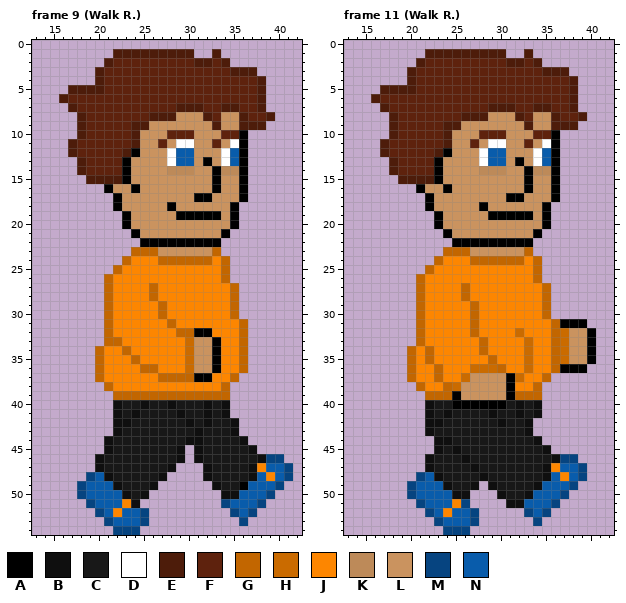
Two states of a pixel-art file, WIP/Brian.aseprite. The picture above is the old version.
55x55 pixels, 28 frames. Colours within 5 levels of each other are drawn and written as one. Shown: frame 9 (Walk R.): x 13..42, y 0..54; frame 11 (Walk R.): x 13..42, y 0..54. The commit also changed other frames, which this record leaves out.
Palette (. is transparent): A #000000  B #0f0f0f  C #181818  D #ffffff  E #4d1c0a  F #5e220d  G #c26600  H #ca6b00  J #fd8600  K #bd8a59  L #ca935f  M #064480  N #095cab
Pixels before, frame 9 (Walk R.), first column x 16:
 1 ......EEEEEEEEE..E........
 2 .....EFFFFFFFFFEEFE.......
 3 ....EFFFFFFFFFFFFFFEEE....
 4 ....EFFFFFFFFFFFFFFFFFE...
 5 .EEEEFFFFFFFFFFFFFFFFFE...
 6 EFFFFFFFFFFFFFFFFFFFFFE...
 7 .EFFFFFFFFFFFEEEFFEEFFE...
 8 ..EFFFFFFFEEELLLEFLLEFFE..
 9 ..EFFFFFEELLLLLLLELLEEE...
10 ..EFFFFFELLLFFFLLLFFA.....
11 .EFFFFFFELLFLDDLLFLDA.....
12 .EFFFFFEALLLDNNLLLDNA.....
13 ..EFFFFALLLLDNNLALDNA.....
14 ..EFFFFALLLLKKKLLAKKA.....
15 ...EEEEALLLLLLLLLALLA.....
16 .....ALLALLLLLLLLALLA.....
17 ......ALLLLLLLLAALLLA.....
18 ......ALLLLLALLLLLLA......
19 .......ALLLLLAAAAALA......
20 .......ALLLLLLLLLLLA......
21 ........ALLLLLLLLLA.......
22 .........AAAAAAAAA........
23 ........GGGLLLLLLG........
24 .......GJJJGGGGGGJG.......
25 ......GJJJJJJJJJJJG.......
26 .....GJJJJJJJJJJJJG.......
27 .....GJJJJGJJJJJJJJG......
28 .....GJJJJGJJJJJJJJG......
29 .....GJJJJJGJJJJJJJG......
30 .....GJJJJJGJJJJJJJG......
31 .....GJJJJJJGJJJJJJJG.....
32 .....GJJJJJJJGGAAJJJG.....
33 .....GGJJJJJJJHLLAJJG.....
34 ....GJJGJJJJJJHLLAJJG.....
35 ....GJJJGJJJJJHLLAJJG.....
36 ....GJJJJGGJJJHLLAJJG.....
37 ....GJJJJJJGGGGAAJJG......
38 .....GJJJJJJJJJJJJG.......
39 ......GGGGGGGGGGGGG.......
40 ......BCCBCCBCCCBCB.......
41 ......BCBCCCCBCCBCB.......
42 ......BBCCCCCCBCBCCB......
43 ......BCCCCCCCCBCCCB......
44 .....BCCCCCCCCBBCCCCB.....
45 .....BCCCCCCCB.BCCCCCB....
46 ....BCCCCCCCCB.BCCCCCCBMM.
47 ....BCCCCCCCB...BCCCCBJNNM
48 ...MNBCCCCCB....BCCCCBNJNM
49 ..MNNNBCCCB......BCCANNNM.
50 ..MNNNNBCB........BBNNNM..
51 ...MNNNJB.........MNNNM...
52 ....MNJNNM.........MNM....
53 .....MNNNM..........M.....
54 ......MMM.................
Pixels before, frame 11 (Walk R.), first column x 16:
 1 ......EEEEEEEEE..E.......
 2 .....EFFFFFFFFFEEFE......
 3 ....EFFFFFFFFFFFFFFEEE...
 4 ....EFFFFFFFFFFFFFFFFFE..
 5 .EEEEFFFFFFFFFFFFFFFFFE..
 6 EFFFFFFFFFFFFFFFFFFFFFE..
 7 .EFFFFFFFFFFFEEEFFEEFFE..
 8 ..EFFFFFFFEEELLLEFLLEFFE.
 9 ..EFFFFFEELLLLLLLELLEEE..
10 ..EFFFFFELLLFFFLLLFFA....
11 .EFFFFFFELLFLDDLLFLDA....
12 .EFFFFFEALLLDNNLLLDNA....
13 ..EFFFFALLLLDNNLALDNA....
14 ..EFFFFALLLLKKKLLAKKA....
15 ...EEEEALLLLLLLLLALLA....
16 .....ALLALLLLLLLLALLA....
17 ......ALLLLLLLLAALLLA....
18 ......ALLLLLALLLLLLA.....
19 .......ALLLLLAAAAALA.....
20 .......ALLLLLLLLLLLA.....
21 ........ALLLLLLLLLA......
22 .........AAAAAAAAA.......
23 ........GGGLLLLLLG.......
24 .......GJJJGGGGGGJG......
25 ......GJJJJJJJJJJJG......
26 .....GJJJJJJJJJJJJG......
27 .....GJJJJGJJJJJJJJG.....
28 .....GJJJJGJJJJJJJJG.....
29 .....GJJJJJGJJJJJJJG.....
30 .....GJJJJJGJJJJJJJG.....
31 .....GJJJJJGJJJJJJJJGAAA.
32 .....GJJJJJGJJJJHJJJGHLLA
33 .....GJJJJJJGJJJJHJJGHLLA
34 ....GJGJJJJJGJJJJHJJGHLLA
35 ....GJGJJJJJJGJJJHJJGHLLA
36 ....GJJGJJJHHHGJJHJJGAAA.
37 ....GJJGJJHLLLLAHJJG.....
38 .....GJJGHLLLLLAJJG......
39 ......GGGALLLLLAGGG......
40 ......BCCAAAAAACBCB......
41 ......BCBCCCCBCCBCB......
42 ......BBCCCCCCBCCB.......
43 ......BCCCCCCCCCCB.......
44 .......BBCCCCCCCCCB......
45 .......BCBCCCCCCCCCB.....
46 ......BCCCBCCCCCCCCCBMM..
47 ......BCCCCBCCCCCCCBJNNM.
48 .....MNBCCCCBCCCCCCBNJNM.
49 ....MNNNBCCB.BCCCCBNNNM..
50 ....MNNNNBB...BCCBNNNM...
51 .....MNNNJM....BBNNNM....
52 ......MNJNNM.....MNM.....
53 .......MNNNM......M......
54 ........MMM..............
And afterwards:
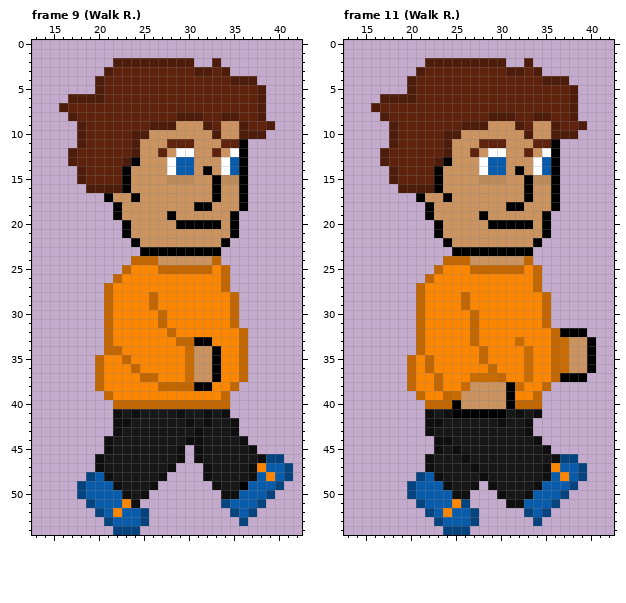
Edits made:
Frame 9 (Walk R.):
y 1: x 22..30 EEEEEEEEE -> .........; x 33 E -> .
y 2: x 21..34 EFFFFFFFFFEEFE -> .EEEEEEEEE..E.
y 3: x 20..21 EF -> .E; x 31..32 FF -> EE; x 34..37 FEEE -> E...
y 4: x 35..38 FFFE -> EEE.
y 5: x 17..19 EEE -> ...
y 6: x 16..20 EFFFF -> .EEEE
y 7: x 16..17 .E -> EF; x 29..31 EEE -> FFF; x 34..35 EE -> FF
y 8: x 17..18 .E -> EF; x 26..32 EEELLLE -> FFFEEEF; x 34..36 LLE -> EEF; x 38..39 FE -> E.
y 9: x 24..28 EELLL -> FFEEE; x 32..33 LE -> EF; x 37..39 EE. -> FFE
y 10: x 25 L -> E; x 28..30 FFF -> LLL; x 33..38 LFFA.. -> ELLEEE
y 11: x 17..18 EF -> .E; x 27..30 FLDD -> LFFF; x 33..35 FLD -> LFF
y 12: x 23..24 EA -> FE; x 27..30 LDNN -> FLDD; x 33..35 LDN -> FLD
y 13: x 17..18 .E -> EF; x 23..24 AL -> EA; x 32 A -> L
y 14: x 28..30 KKK -> DNN; x 32..35 LAKK -> ALDN
y 15: x 18..22 .EEEE -> EFFFF; x 28..30 LLL -> KKK; x 34..35 LL -> KK
y 16: x 19..24 ..ALLA -> EEEEAL
y 17: x 21..22 .A -> AL; x 24 L -> A; x 31..33 AAL -> LLA
y 18: x 28 A -> L; x 31..32 LL -> AA; x 35..36 A. -> LA
y 19: x 22..23 .A -> AL; x 28..33 LAAAAA -> ALLLLL
y 20: x 29..33 LLLLL -> AAAAA
y 21: x 23..24 .A -> AL; x 34..35 A. -> LA
y 22: x 24..34 .AAAAAAAAA. -> ALLLLLLLLLA
y 23: x 24..33 GGGLLLLLLG -> .AAAAAAAAA
y 24: x 23..34 GJJJGGGGGGJG -> .GGGLLLLLLG.
y 25: x 22..23 GJ -> .G; x 27..32 JJJJJJ -> GGGGGG
y 26: x 21..22 GJ -> .G
y 27: x 26 G -> J; x 34..35 JG -> G.
y 29: x 26..27 JG -> GJ
y 31: x 27..28 JG -> GJ; x 35..36 JG -> G.
y 32: x 28..32 JGGAA -> GJJJJ
y 33: x 22 G -> J; x 29..33 JHLLA -> GGAAJ
y 34: x 20..23 GJJG -> .GGJ
y 35: x 23..24 JG -> GJ
y 36: x 24..26 JGG -> GJJ
y 37: x 25..33 JJGGGGAAJ -> GGJJJHLLA; x 35..36 G. -> JG
y 38: x 20..21 .G -> GJ; x 27..32 JJJJJJ -> GGGGAA; x 34..35 G. -> JG
y 39: x 21..33 .GGGGGGGGGGGG -> GJJJJJJJJJJJJ
y 40: x 22..34 BCCBCCBCCCBCB -> GGGGGGGGGGGGG
Frame 11 (Walk R.):
y 1: x 22..30 EEEEEEEEE -> .........; x 33 E -> .
y 2: x 21..34 EFFFFFFFFFEEFE -> .EEEEEEEEE..E.
y 3: x 20..21 EF -> .E; x 31..32 FF -> EE; x 34..37 FEEE -> E...
y 4: x 35..38 FFFE -> EEE.
y 5: x 17..19 EEE -> ...
y 6: x 16..20 EFFFF -> .EEEE
y 7: x 16..17 .E -> EF; x 29..31 EEE -> FFF; x 34..35 EE -> FF
y 8: x 17..18 .E -> EF; x 26..32 EEELLLE -> FFFEEEF; x 34..36 LLE -> EEF; x 38..39 FE -> E.
y 9: x 24..28 EELLL -> FFEEE; x 32..33 LE -> EF; x 37..39 EE. -> FFE
y 10: x 25 L -> E; x 28..30 FFF -> LLL; x 33..38 LFFA.. -> ELLEEE
y 11: x 17..18 EF -> .E; x 27..30 FLDD -> LFFF; x 33..35 FLD -> LFF
y 12: x 23..24 EA -> FE; x 27..30 LDNN -> FLDD; x 33..35 LDN -> FLD
y 13: x 17..18 .E -> EF; x 23..24 AL -> EA; x 32 A -> L
y 14: x 28..30 KKK -> DNN; x 32..35 LAKK -> ALDN
y 15: x 18..22 .EEEE -> EFFFF; x 28..30 LLL -> KKK; x 34..35 LL -> KK
y 16: x 19..24 ..ALLA -> EEEEAL
y 17: x 21..22 .A -> AL; x 24 L -> A; x 31..33 AAL -> LLA
y 18: x 28 A -> L; x 31..32 LL -> AA; x 35..36 A. -> LA
y 19: x 22..23 .A -> AL; x 28..33 LAAAAA -> ALLLLL
y 20: x 29..33 LLLLL -> AAAAA
y 21: x 23..24 .A -> AL; x 34..35 A. -> LA
y 22: x 24..34 .AAAAAAAAA. -> ALLLLLLLLLA
y 23: x 24..33 GGGLLLLLLG -> .AAAAAAAAA
y 24: x 23..34 GJJJGGGGGGJG -> .GGGLLLLLLG.
y 25: x 22..23 GJ -> .G; x 27..32 JJJJJJ -> GGGGGG
y 26: x 21..22 GJ -> .G
y 27: x 26 G -> J; x 34..35 JG -> G.
y 29: x 26..27 JG -> GJ
y 31: x 35..39 JGAAA -> G....
y 32: x 32 H -> J; x 37..40 HLLA -> AAA.
y 33: x 27..28 JG -> GJ; x 32..33 JH -> HJ
y 34: x 20..22 GJG -> .GJ
y 35: x 28..29 JG -> GJ
y 36: x 22..23 JG -> GJ; x 27..30 HHHG -> JJGJ; x 37..40 AAA. -> HLLA
y 37: x 26..33 HLLLLAHJ -> JHHHGJJH; x 35..39 G.... -> JGAAA
y 38: x 20..21 .G -> GJ; x 23..26 JGHL -> GJJH; x 32 J -> H; x 34..35 G. -> JG
y 39: x 21..23 .GG -> GJJ; x 25 A -> H; x 32..33 GG -> JJ
y 40: x 22..24 BCC -> GGG; x 26..34 AAAAACBCB -> LLLLLAGGG
y 41: x 25..30 CCCCBC -> AAAAAA
